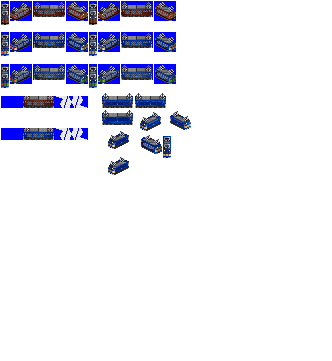
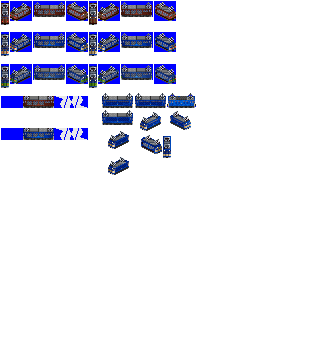
Two versions of the same layered image (332 x 361). Layer-by-layer changes:
painted on "Pasted Layer" over <box>167,93,196,108</box>
